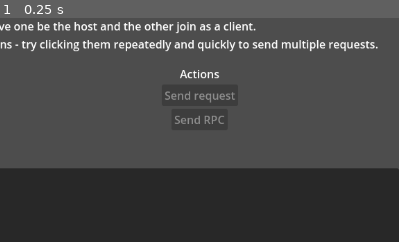
Above: before the commit, frame 1.
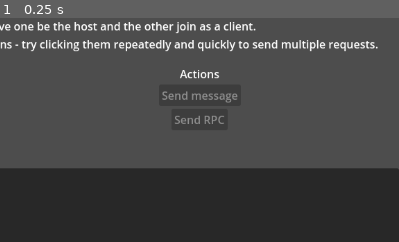
Above: after the commit, the same moment.

Repository: dominiks/rpc-await
Game: Godot game, scene res://demo/simple_test.tscn
The game is run twice, just before and just after one commit, with the same random seed, the same clock (stepped at 60 frames per second) and the same inputs.
Inputs:
- Up to frame 1 (0.25 s): no input
The pictures show only the part of the screen within x 50-100%, y 0-50%; the shares and areas given below are measured in that part.

The runs differ from the first frame. In frame 1, 0.3% of the frame differs, in the area x 40-60%, y 32-38%.

Commit message:
updated wording in example

Diff:
--- a/demo/simple_test.gd
+++ b/demo/simple_test.gd
@@ -5,7 +5,7 @@
 @onready var _txt_port: LineEdit = find_child("txt_port")
 @onready var _btn_join: Button = find_child("btn_join")
 @onready var _btn_host: Button = find_child("btn_host")
-@onready var _btn_send_request: Button = find_child("btn_send_request")
+@onready var _btn_send_message: Button = find_child("btn_send_message")
 @onready var _btn_send_rpc: Button = find_child("btn_send_rpc")
 @onready var _txt_output: TextEdit = find_child("txt_output")
 
@@ -33,7 +33,7 @@
 ## set a result. The message contents is placed in req.data but in this case
 ## we just expect an int to multiply with 2.
 func _on_rpc_await_message_received(req: RpcAwait.Message) -> void:
-    _append_line("Received request, setting result.")
+    _append_line("Received message, setting result.")
     req.result = req.data * 2
 
 
@@ -51,10 +51,10 @@
 ######### Button handlers #########
 
 ## Test button was pressed. Send the message to the peer and wait for the result.
-func _on_btn_send_request_pressed():
-    _append_line("Sending request to peer %s" % _peer_id)
+func _on_btn_send_message_pressed():
+    _append_line("Sending message '5' to peer %s" % _peer_id)
     var result = await RpcAwait.send_msg(_peer_id, 5)
-    _append_line("Received result: %s" % result)
+    _append_line("Received result: '%s'" % result)
 
 
 ## Test the rpc function call. The function will be called with a parameter
@@ -140,5 +140,5 @@
 
 
 func _set_test_buttons_disabled(state: bool) -> void:
-    _btn_send_request.disabled = state
+    _btn_send_message.disabled = state
     _btn_send_rpc.disabled = state
--- a/demo/simple_test.tscn
+++ b/demo/simple_test.tscn
@@ -72,11 +72,11 @@
 text = "Actions"
 horizontal_alignment = 1
 
-[node name="btn_send_request" type="Button" parent="content/columns/client_column"]
+[node name="btn_send_message" type="Button" parent="content/columns/client_column"]
 layout_mode = 2
 size_flags_horizontal = 4
 disabled = true
-text = "Send request"
+text = "Send message"
 
 [node name="btn_send_rpc" type="Button" parent="content/columns/client_column"]
 layout_mode = 2
@@ -90,5 +90,5 @@
 
 [connection signal="pressed" from="content/columns/host_column/btn_join" to="." method="_on_btn_join_pressed"]
 [connection signal="pressed" from="content/columns/host_column/btn_host" to="." method="_on_btn_host_pressed"]
-[connection signal="pressed" from="content/columns/client_column/btn_send_request" to="." method="_on_btn_send_request_pressed"]
+[connection signal="pressed" from="content/columns/client_column/btn_send_message" to="." method="_on_btn_send_message_pressed"]
 [connection signal="pressed" from="content/columns/client_column/btn_send_rpc" to="." method="_on_btn_send_rpc_pressed"]
